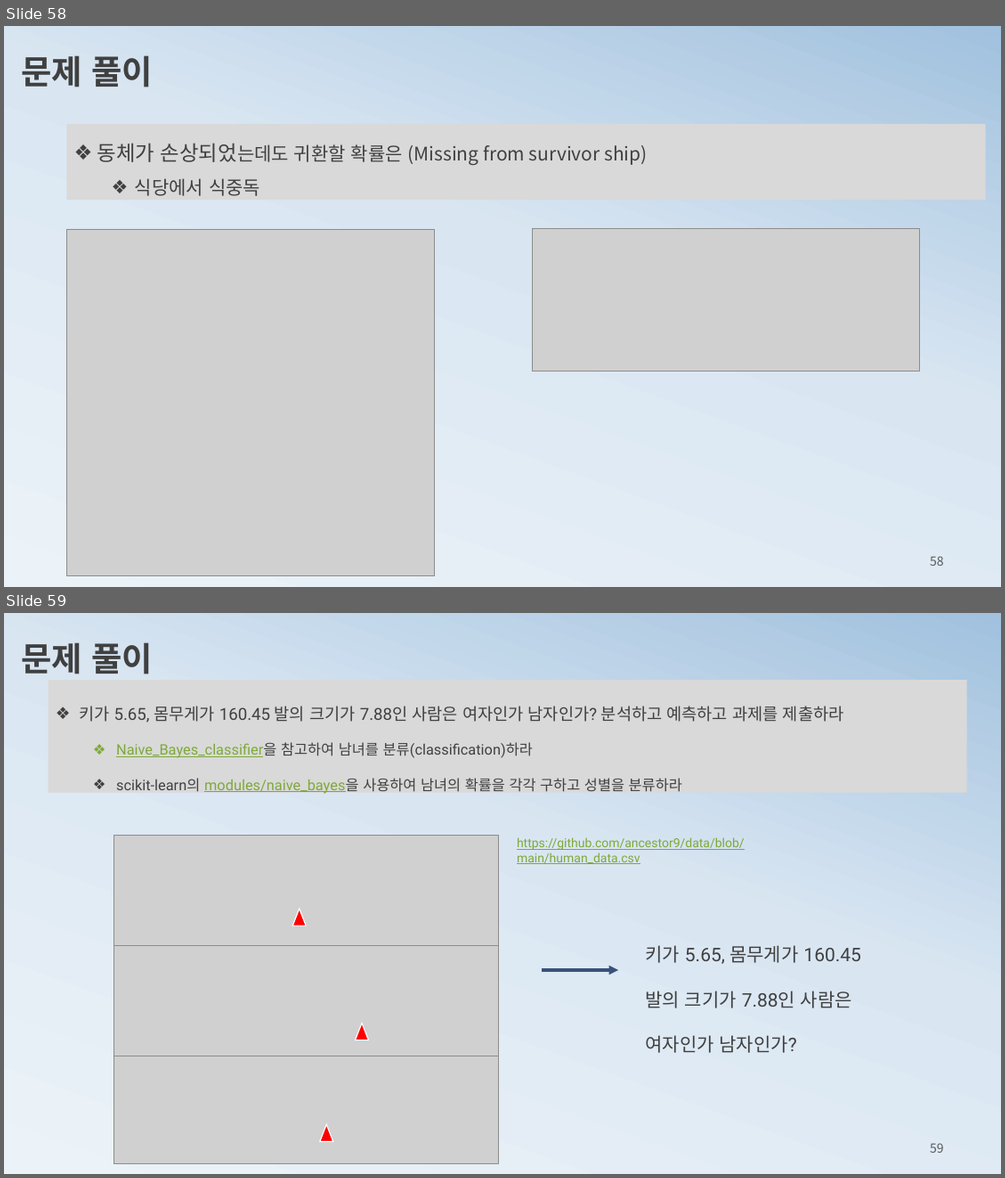
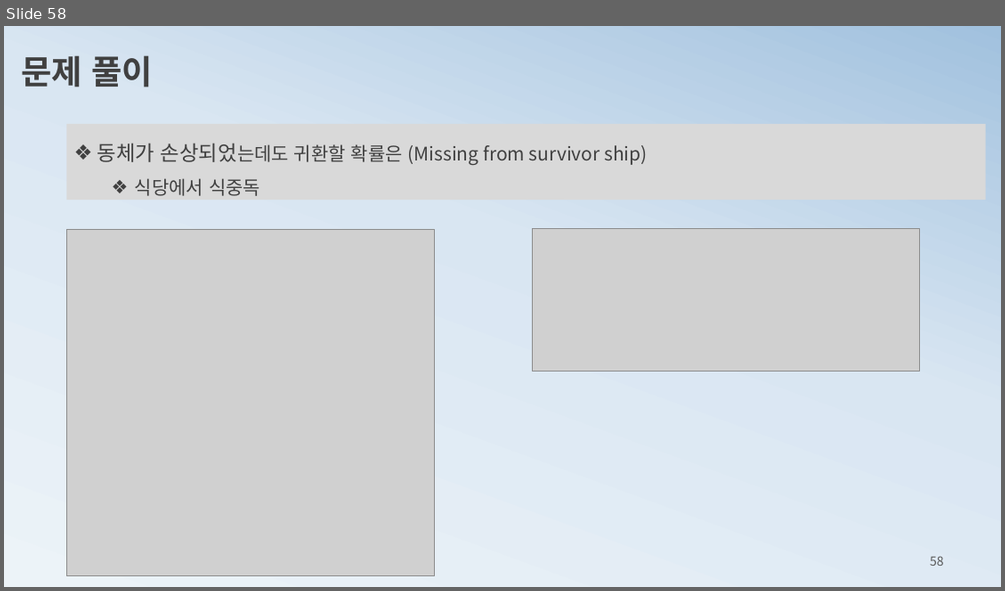
Before and after one commit to ancestor9/mathematics-for-machine-learning, a slide deck: 3_probability theory for machine learning.pptx. Shown one above the other, each under a label of ours: slides 58 and 59 before the commit, slide 58 after it. The pictures are 1005x1178 and 1005x591 pixels, drawn with LibreOffice and Linux fonts; fonts in the diff are those of the drawing; grey boxes stand for pictures. Boxes give left, top, right and bottom in pixels: in the first picture for what was removed or moved away, otherwise in the second. Text is boxed around its words. In the diff, an @@ line names an element or a change of style, - is before the commit and + after.

```diff
--- a/3_probability theory for machine learning.pptx
+++ b/3_probability theory for machine learning.pptx
@@ slide 59 removed at bbox=[4, 613, 1001, 1174], background gradient #ECF3F8 to #D9E6F2 to #A1C1DE @@
@@ text removed at bbox=[21, 642, 153, 674] @@
-문제 풀이
@@ rectangle removed at bbox=[48, 680, 966, 793] @@
-❖ 키가 5.65, 몸무게가 160.45 발의 크기가 7.88인 사람은 여자인가 남자인가? 분석하고 예측하고 과제를 제출하라
-  ❖ Naive_Bayes_classifier을 참고하여 남녀를 분류(classification)하라
-  ❖ scikit-learn의 modules/naive_bayes을 사용하여 남녀의 확률을 각각 구하고 성별을 분류하라
@@ picture removed at bbox=[114, 835, 498, 945] @@
@@ text removed at bbox=[517, 837, 744, 864] @@
-https://github.com/ancestor9/data/blob/main/human_data.csv
@@ flow chart extract removed at bbox=[292, 908, 306, 925] @@
@@ picture removed at bbox=[114, 945, 498, 1055] @@
@@ text removed at bbox=[645, 945, 861, 1053] @@
-키가 5.65, 몸무게가 160.45 발의 크기가 7.88인 사람은 여자인가 남자인가?
@@ arrow removed from (542, 970) to (618, 970) @@
@@ flow chart extract removed at bbox=[356, 1022, 369, 1040] @@
@@ picture removed at bbox=[114, 1054, 498, 1163] @@
@@ flow chart extract removed at bbox=[320, 1125, 333, 1142] @@
@@ page number removed at bbox=[930, 1143, 944, 1152] @@
-59
```
Also in this commit, not shown: 1 slide changed, 1 slide added.
